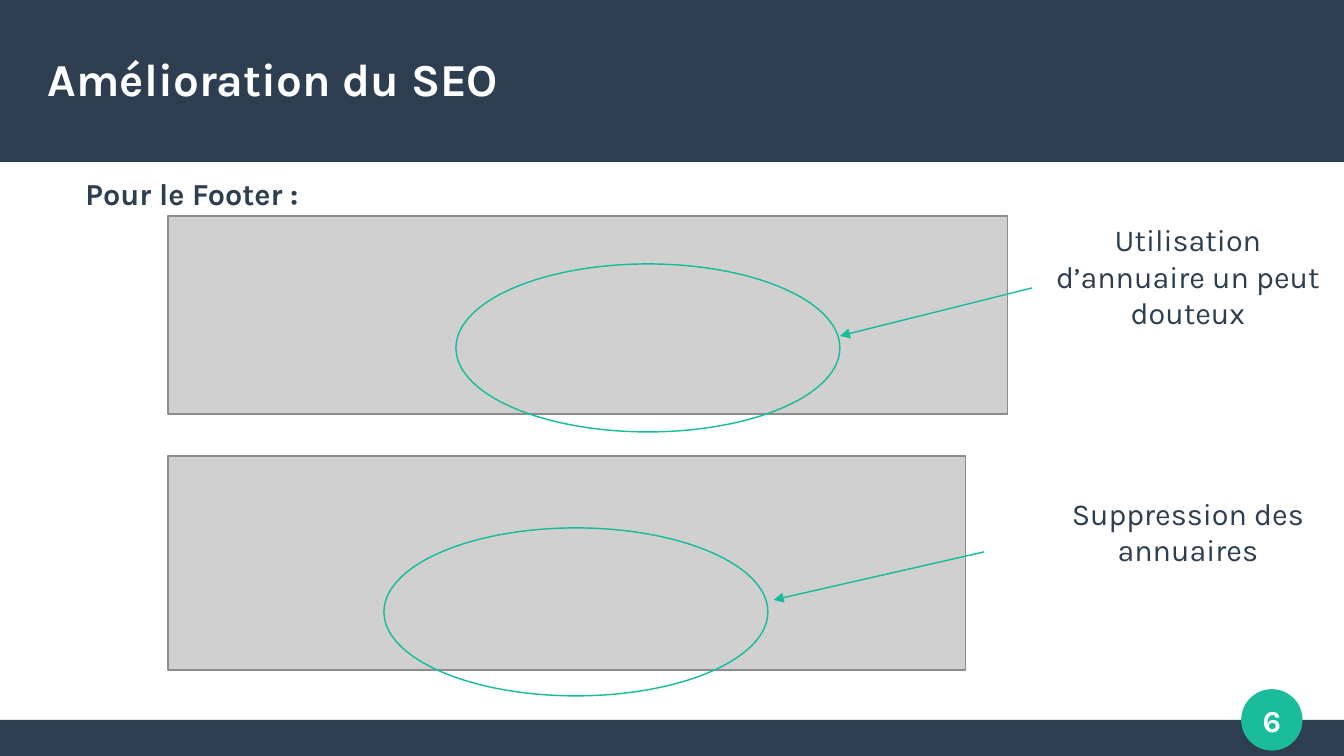
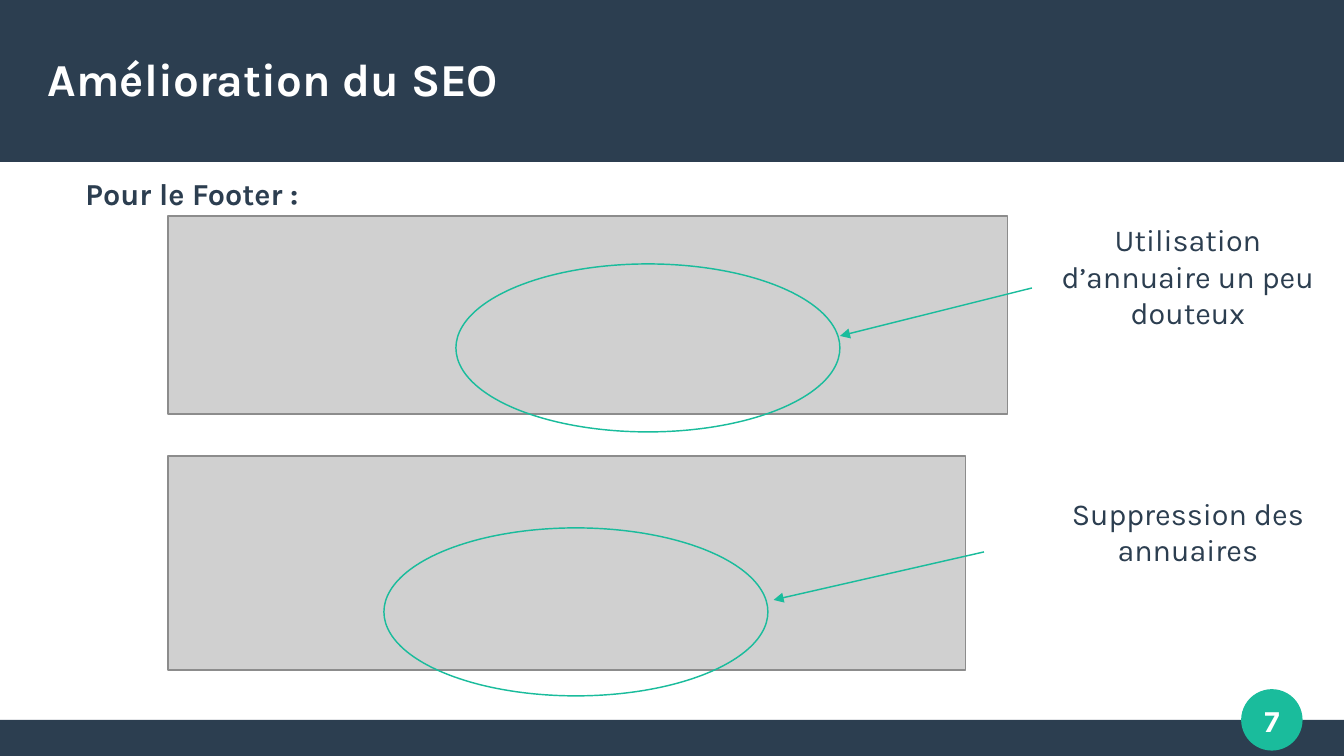
Before and after one commit to pigloo63/Projet4OPC, a slide deck: slide 7 of Docs/Rapport d'optimisation.odp (slide 6 before the commit). Drawn at 1344x756 pixels with LibreOffice and Linux fonts; fonts in the diff are those of the drawing; grey boxes stand for pictures. Boxes give left, top, right and bottom in pixels: in the first picture for what was removed or moved away, otherwise in the second. Text is boxed around its words. In the diff, an @@ line names an element or a change of style, - is before the commit and + after.

```diff
--- a/Docs/Rapport d'optimisation.odp
+++ b/Docs/Rapport d'optimisation.odp
@@ text at bbox=[1062, 230, 1314, 325]: text changed @@
-Utilisation d’annuaire un peut douteux
+Utilisation d’annuaire un peu douteux
@@ page number at bbox=[1264, 712, 1279, 732]: text changed @@
-6
+7
```
Also in this commit, not shown: 5 other slides changed, 9 slides added, 8 slides removed, 5 other files.
